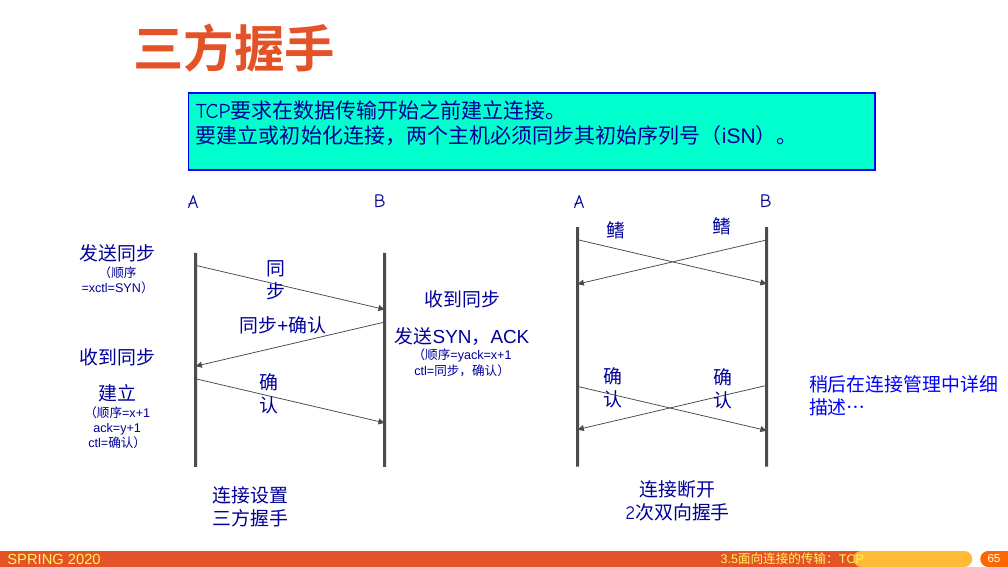
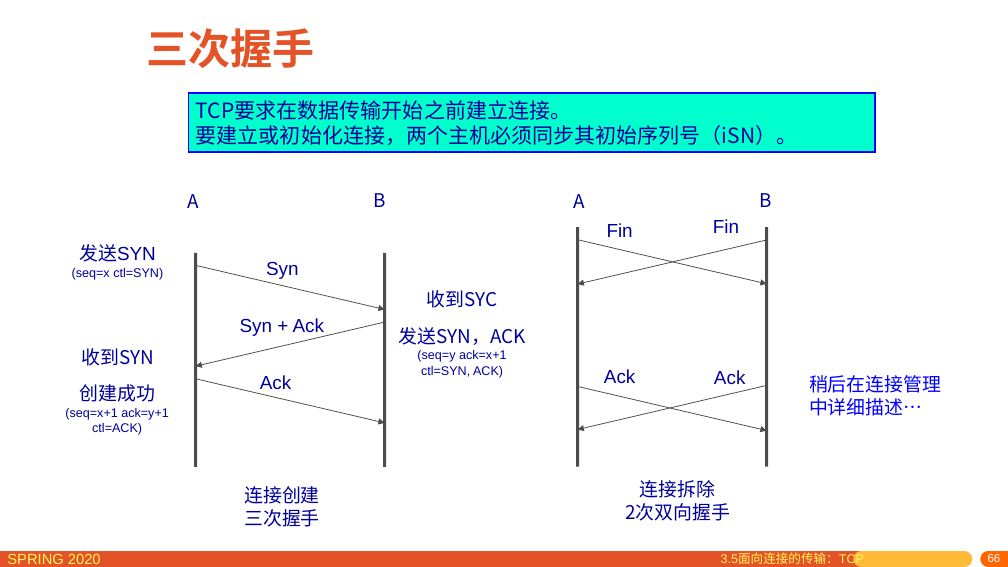
Before and after one commit to network-distributed/presentations, a slide deck: slide 66 of chapter3_cn.pptx (slide 65 before the commit). Drawn at 1008x567 pixels with LibreOffice and Linux fonts; fonts in the diff are those of the drawing. Boxes give left, top, right and bottom in pixels: in the first picture for what was removed or moved away, otherwise in the second. Text is boxed around its words. In the diff, an @@ line names an element or a change of style, - is before the commit and + after.

```diff
--- a/chapter3_cn.pptx
+++ b/chapter3_cn.pptx
@@ title at bbox=[146, 28, 314, 68]: text changed; size 48 to 40 pt @@
-三方握手
+三次握手
@@ rectangle "TCP要求在数据传输开始之前建立连接。": place and size @@
-rectangle "TCP要求在数据传输开始之前建立连接。" at bbox=[188, 93, 876, 169]
+rectangle "TCP要求在数据传输开始之前建立连接。" at bbox=[188, 93, 876, 151]
@@ rectangle "TCP要求在数据传输开始之前建立连接。" at bbox=[188, 93, 876, 151]: font Comic Neue to Noto Sans CJK SC in "TCP要求在数据传输开始之前建立连接。"; font Arial to Noto Sans CJK SC in "要建立或初始化连接，两个主机必须同步其初始序列号（iSN）。" @@
@@ font Comic Neue to Noto Sans CJK SC in 4 elements at bbox=[188, 194, 199, 208], bbox=[374, 193, 386, 207], bbox=[574, 194, 585, 208], bbox=[760, 193, 772, 207] @@
@@ text at bbox=[607, 223, 633, 237]: text changed @@
-鳍
+Fin
@@ text at bbox=[713, 219, 739, 233]: text changed @@
-鳍
+Fin
@@ text at bbox=[72, 244, 163, 280]: text changed @@
-发送同步
-（顺序=xctl=SYN）
+发送SYN
+(seq=x ctl=SYN)
@@ text at bbox=[266, 261, 299, 279]: text changed @@
-同步
+Syn
@@ text at bbox=[427, 290, 498, 308]: text changed; font Arial to Noto Sans CJK SC @@
-收到同步
+收到SYC
@@ text at bbox=[240, 318, 324, 336]: text changed @@
-同步+确认
+Syn + Ack
@@ text at bbox=[399, 327, 526, 345]: font Arial to Noto Sans CJK SC in "发送SYN，ACK" @@
@@ text at bbox=[81, 348, 153, 366]: text changed; font Arial to Noto Sans CJK SC @@
-收到同步
+收到SYN
@@ text at bbox=[417, 350, 507, 378]: text changed @@
-（顺序=yack=x+1
-ctl=同步，确认）
+(seq=y ack=x+1
+ctl=SYN, ACK)
@@ text at bbox=[65, 384, 169, 435]: text changed @@
-建立
-（顺序=x+1 ack=y+1
-ctl=确认）
+创建成功
+(seq=x+1 ack=y+1
+ctl=ACK)
@@ text at bbox=[260, 375, 291, 394]: text changed @@
-确认
+Ack
@@ text at bbox=[604, 369, 635, 384]: text changed @@
-确认
+Ack
@@ text at bbox=[714, 370, 745, 385]: text changed @@
-确认
+Ack
@@ text "稍后在连接管理中详细描述…" at bbox=[809, 375, 941, 416]: font Arial to Noto Sans CJK SC @@
@@ text at bbox=[244, 486, 320, 527]: text changed; font Arial to Noto Sans CJK SC @@
-连接设置
-三方握手
+连接创建
+三次握手
@@ text at bbox=[625, 503, 730, 521]: font Comic Neue to Noto Sans CJK SC in "2次双向握手" @@
@@ text at bbox=[640, 480, 716, 498]: text changed; font Arial to Noto Sans CJK SC @@
-连接断开
+连接拆除
```
Also in this commit, not shown: 74 other slides changed, 1 slide added, 1 other file.
